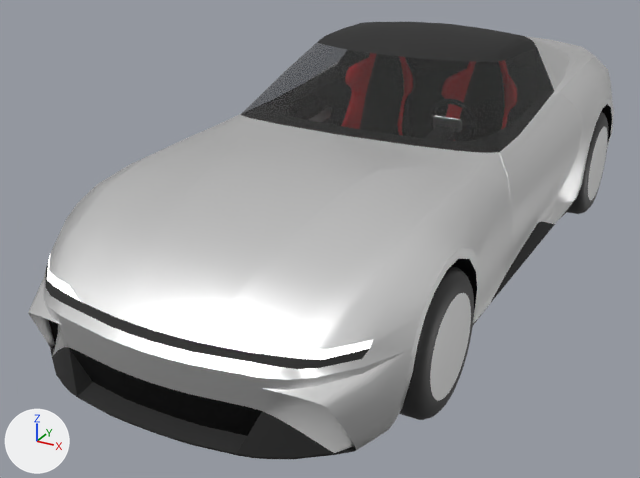
The glTF model Track/models/selection/car3.glb: old version first, new version second.
One viewpoint serves both versions: a 50 mm lens placed at (3.28, -7.36, 3.67), pointed at (-0.39, -0.69, 0.34). The lights are fixed; the arrows at lower left show +X, +Y and +Z. Objects named as collision shapes, trigger or cutter boxes, shadow casters or lower levels of detail are left out. Where no turn or scale is listed for an object, it has been applied to the vertices. Vertices at the same position are counted once.

The first picture shows 'Car 03_Body', 'Car 03_FL', 'Car 03_RL', 'Car 03_Roof', 'Car 03_Windshield', 'Car_03_Doors', 'Car_03_Windows'.
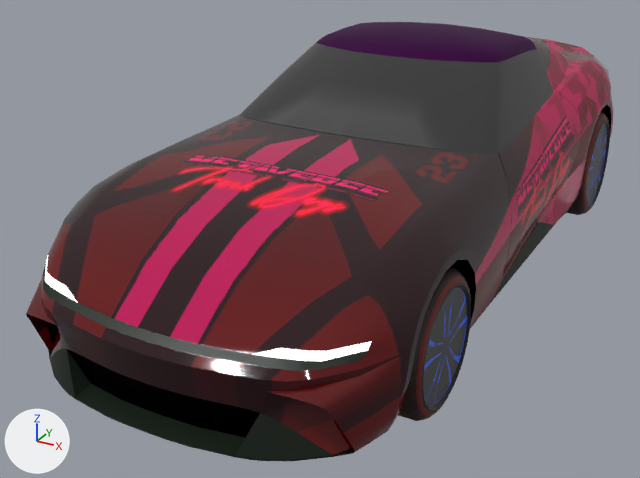
What changed in the scene script:
```text
Add mat_r_wheel:
    mat_r_wheel = bpy.data.materials.new('R_Wheel')
    # uses the picture img_wheel_fbx_r_wheel_basecolor
    # uses the picture img_wheel_fbx_r_wheel_norm
    # uses the picture img_wheel_fbx_r_wheel_rough
Add mat_car_01_alu:
    mat_car_01_alu = bpy.data.materials.new('Car 01_Alu')
    # uses the picture img_car_01_alu_base
    # uses the picture img_car_01_alu_rough
Add mat_r_white_lights:
    mat_r_white_lights = bpy.data.materials.new('R_White Lights')
    # nodes: BsdfPrincipled, Mix, OutputMaterial, VertexColor
    # colours: black #000000
Add mat_car_01_grey_plastic:
    mat_car_01_grey_plastic = bpy.data.materials.new('Car 01_Grey Plastic')
    # uses the picture img_car_01_grey_plastic_base
    # uses the picture img_car_01_grey_plastic_normal
    # uses the picture img_car_01_grey_plastic_rough
Add mat_carpaint:
    mat_carpaint = bpy.data.materials.new('CarPaint')
    # uses the picture img_fbx_to_sustance_r_carpaint_basecolor
    # uses the picture img_fbx_to_sustance_r_carpaint_metal_fbx_to_sustance_r_carpaint_rough
    # uses the picture img_fbx_to_sustance_r_carpaint_norm
Add mat_r_red_lights:
    mat_r_red_lights = bpy.data.materials.new('R_Red Lights')
    # nodes: BsdfPrincipled, Mix, OutputMaterial, VertexColor
    # colours: red #ff0012, black #000000
Add mat_r_windows:
    mat_r_windows = bpy.data.materials.new('R_Windows')
    # nodes: BsdfPrincipled, Mix, OutputMaterial, VertexColor
    # colours: black #2e2e2e
Add mat_car_01_dark_plastic:
    mat_car_01_dark_plastic = bpy.data.materials.new('Car 01_Dark Plastic')
    # uses the picture img_car_01_dark_plastic_base
    # uses the picture img_car_01_dark_plastic_normal
    # uses the picture img_car_01_dark_plastic_rough
Change me_cylinder_021:
    remove me_cylinder_021.from_pydata(...)  # 1046 vertices, 2000 faces; spans x -1.52..1.52, y -6.79..0.42, z -0.52..1.31
    remove me_cylinder_021.materials.append(mat_r_red_lights_001)  # black #000000
    add me_cylinder_021.from_pydata(...)  # 3160 vertices, 6090 faces; spans x -1.54..1.54, y -6.79..0.42, z -0.74..1.37
    me_cylinder_021 part 1: a new loose piece of 288 vertices spanning x 1.08..1.51, y -5.9..-4.81, z -0.74..0.34, in mat_r_wheel
    me_cylinder_021 part 2: a new loose piece of 288 vertices spanning x 1.03..1.54, y -1.59..-0.45, z -0.74..0.4, in mat_r_wheel
    me_cylinder_021 part 3: 908 vertices added at x -1.5..1.5, y -3.95..-1.78, z -0.33..1.37
    me_cylinder_021 part 4: 936 faces spanning x -1.52..1.52, y -6.75..0.42, z -0.52..1.28 switch from mat_r_carpaint_001 (white #ffffff) to mat_carpaint
    me_cylinder_021 part 5: 202 faces spanning x -1.52..1.52, y -6.72..0.03, z -0.51..0.46 switch from mat_r_blackout_001 (black #000000) to mat_carpaint
    me_cylinder_021 part 6: 256 faces spanning x -1.47..1.47, y -6.79..0.35, z -0.52..1.31 switch from mat_r_plastic_001 (black #232323) to mat_carpaint
    me_cylinder_021 part 7: 16 faces spanning x -1.31..1.31, y -6.56..-6.19, z 0.14..0.22 switch from mat_r_white_lights_001 (black #000000) to mat_r_white_lights
    add me_cylinder_021.materials.append(mat_r_windows)
    add me_cylinder_021.materials.append(mat_car_01_dark_plastic)
    add me_cylinder_021.materials.append(mat_car_01_grey_plastic)
    add me_cylinder_021.materials.append(mat_car_01_alu)
    add me_cylinder_021.materials.append(mat_r_red_lights)
    add me_cylinder_021.materials.append(mat_r_wheel)
Change ob_car_03_body:
    ob_car_03_body.location: (0.0, 3.076, 0.741) -> (0.0, 3.054, 0.741)
Remove ob_car_03_fl:
    ob_car_03_fl = bpy.data.objects.new('Car 03_FL', me_cylinder_022)
Remove ob_car_03_rl:
    ob_car_03_rl = bpy.data.objects.new('Car 03_RL', me_cylinder_023)
Remove ob_car_03_roof:
    ob_car_03_roof = bpy.data.objects.new('Car 03_Roof', me_cylinder_018)
Remove ob_car_03_windshield:
    ob_car_03_windshield = bpy.data.objects.new('Car 03_Windshield', me_cylinder_017)
Remove ob_car_03_doors:
    ob_car_03_doors = bpy.data.objects.new('Car_03_Doors', me_cylinder_020)
Remove ob_car_03_windows:
    ob_car_03_windows = bpy.data.objects.new('Car_03_Windows', me_cylinder_019)
```

Location of each change, [x1, y1, x2, y2] in pixels of the pictures (640 x 478 px):
'Car 03_Body', reshaped, moved: before [28, 36, 614, 459]; after [26, 22, 613, 461]
'Car 03_Windshield', deleted (black): before [241, 43, 501, 153]
'Car_03_Doors', deleted: before [499, 91, 583, 275]
'Car 03_FL', deleted: before [399, 266, 474, 420]
    faces in mat_r_tire_002 (black #2f2f2f): [399, 266, 474, 420]
    faces in mat_r_wheel_002 (white #e7e7e7): [430, 293, 471, 401]
'Car 03_Roof', deleted (black): before [317, 22, 537, 62]
'Car_03_Windows', deleted (black): before [499, 49, 554, 152]
'Car 03_RL', deleted: before [567, 111, 608, 214]
    faces in mat_r_tire_002 (black #2f2f2f): [567, 111, 608, 214]
    faces in mat_r_wheel_002 (white #e7e7e7): [588, 126, 607, 200]
part 1 of me_cylinder_021, added (black): after [398, 267, 471, 421]
part 2 of me_cylinder_021, added: after [567, 112, 610, 215]
part 3 of me_cylinder_021, added: after [240, 22, 582, 276]
part 4 of me_cylinder_021, recoloured: before [28, 36, 614, 453]; after [26, 37, 613, 455]
part 5 of me_cylinder_021, recoloured: before [49, 104, 612, 436]; after [46, 105, 612, 438]
part 6 of me_cylinder_021, recoloured: before [45, 115, 576, 459]; after [43, 115, 575, 461]
part 7 of me_cylinder_021, recoloured: before [47, 256, 373, 360]; after [45, 257, 372, 362]
